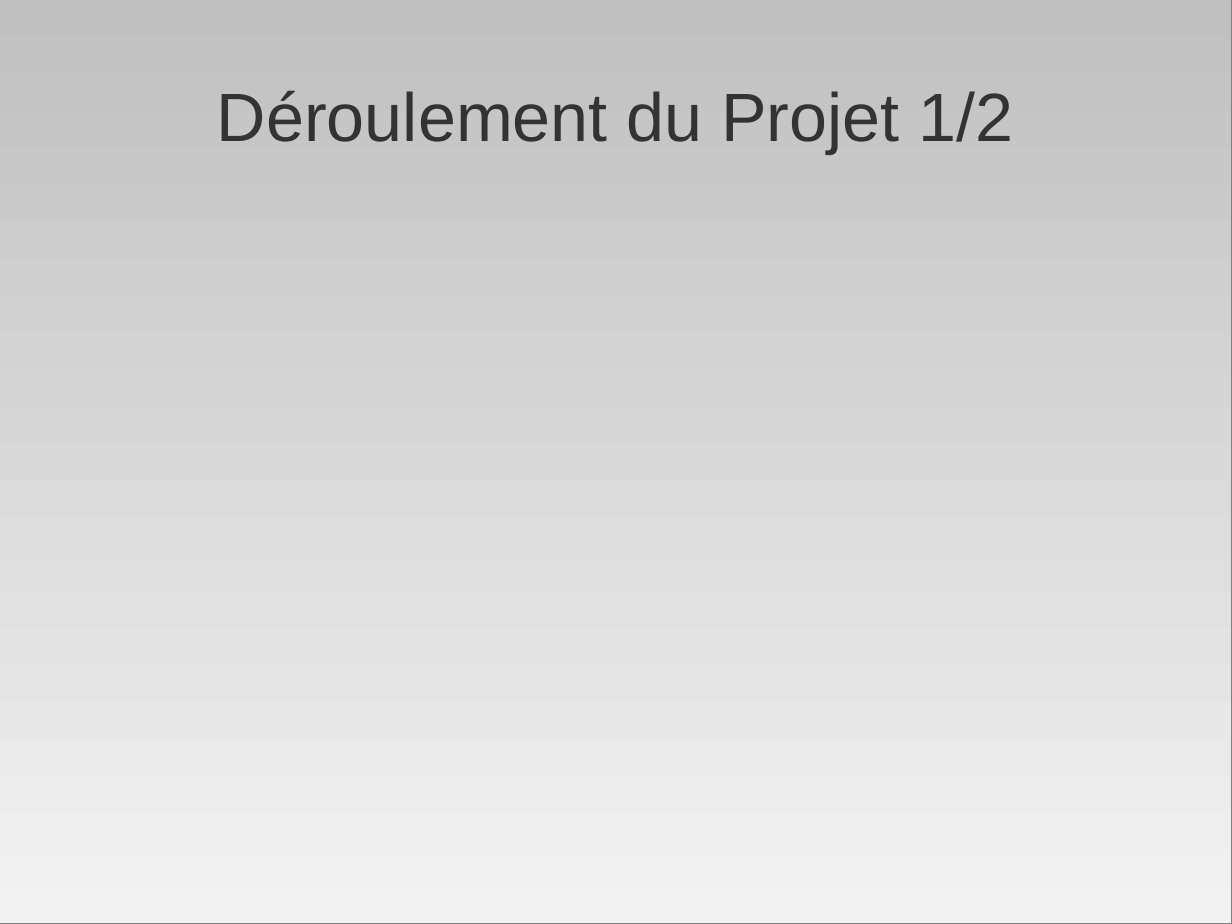
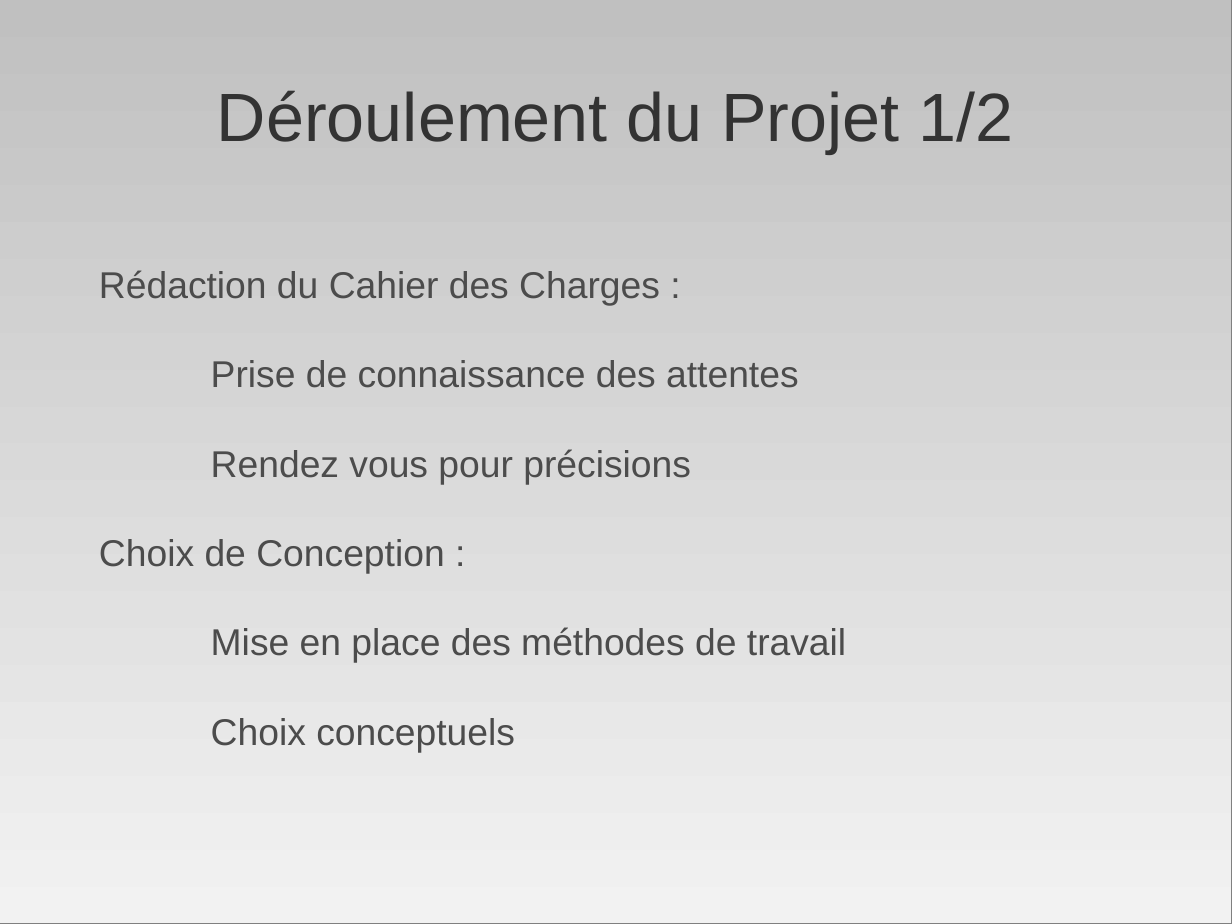
Before and after one commit to AniceK/craketeam, a slide deck: slide 9 of Documentation/Presentation/diapo_craketeam.odp (slide 10 before the commit). Drawn at 1232x924 pixels with LibreOffice and Linux fonts; fonts in the diff are those of the drawing. Boxes give left, top, right and bottom in pixels: in the first picture for what was removed or moved away, otherwise in the second. Text is boxed around its words. In the diff, an @@ line names an element or a change of style, - is before the commit and + after.

Commit message:
Mise à jour des diverses parties.

```diff
--- a/Documentation/Presentation/diapo_craketeam.odp
+++ b/Documentation/Presentation/diapo_craketeam.odp
@@ text added at <box>99,270,846,663</box>, 24 pt, text #4C4C4C @@
+Rédaction du Cahier des Charges :
+Prise de connaissance des attentes
+Rendez vous pour précisions
+Choix de Conception :
+Mise en place des méthodes de travail
+Choix conceptuels
```
Also in this commit, not shown: 3 other slides changed, 1 slide added, 2 slides removed.
